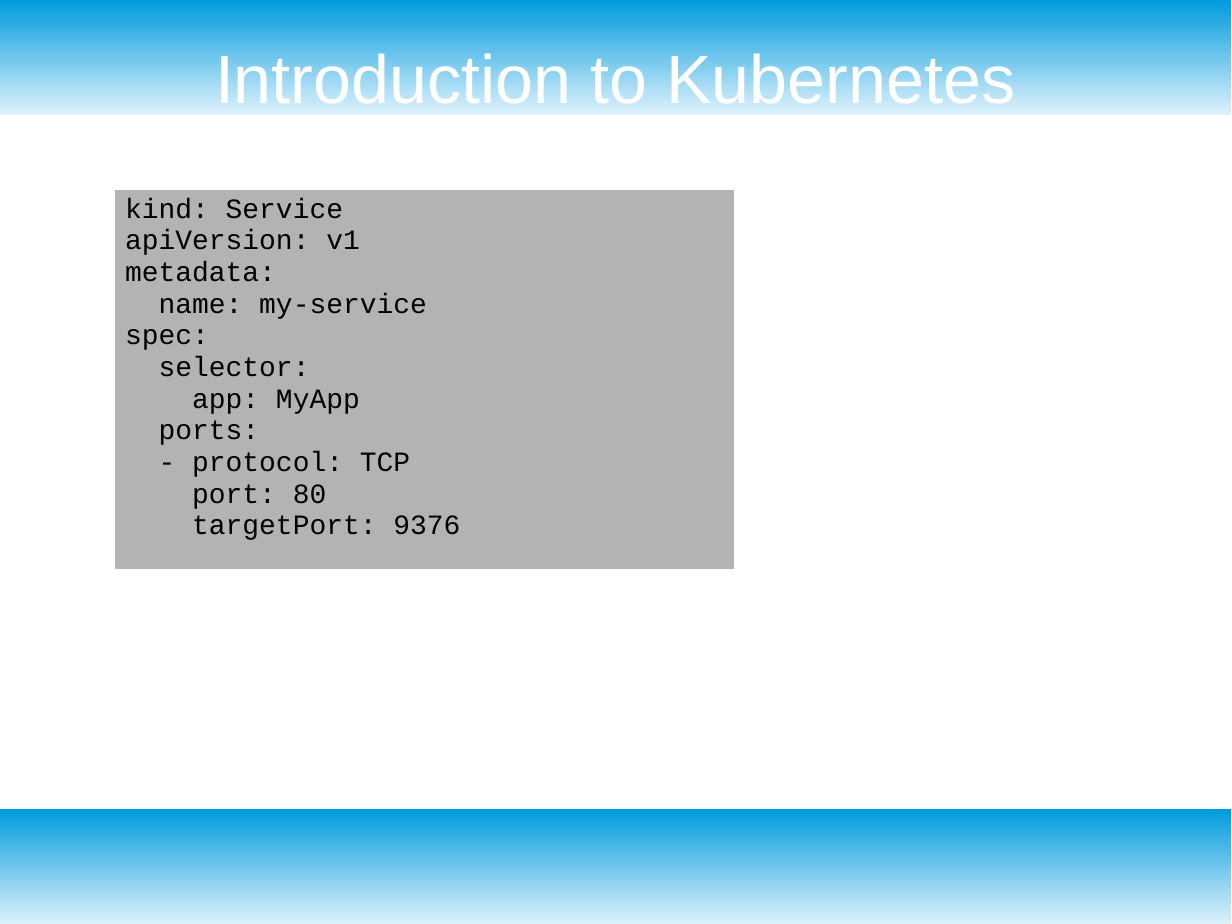
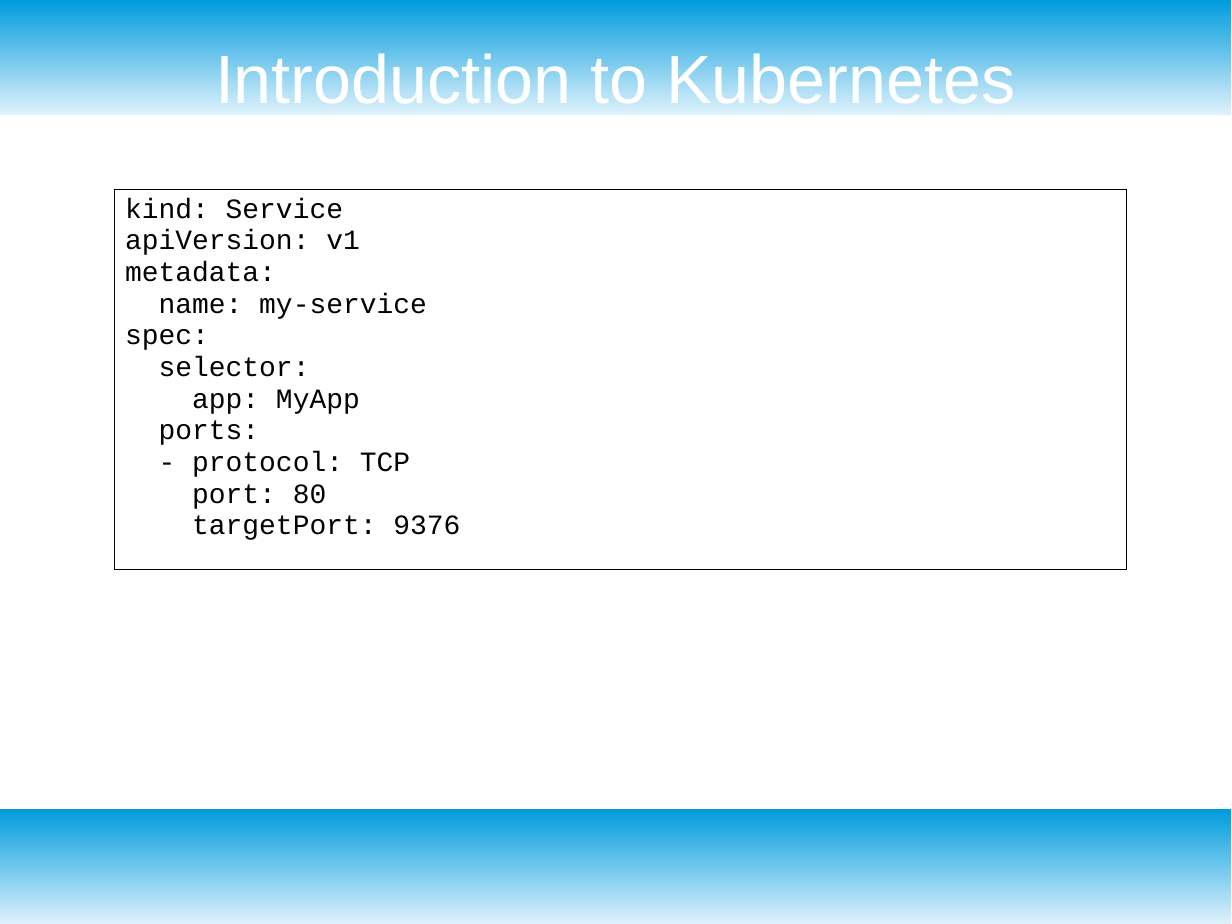
Before and after one commit to redmage123/kubernetes-course, a slide deck: slide 120 of docs/Kubernetes slides.odp (slide 80 before the commit). Drawn at 1232x924 pixels with LibreOffice and Linux fonts; fonts in the diff are those of the drawing. Boxes give left, top, right and bottom in pixels: in the first picture for what was removed or moved away, otherwise in the second. Text is boxed around its words. In the diff, an @@ line names an element or a change of style, - is before the commit and + after.

Commit message:
Added slides to presentation

```diff
--- a/docs/Kubernetes slides.odp
+++ b/docs/Kubernetes slides.odp
@@ table at box(114, 189, 1127, 549) @@
@@ fill #B3B3B3 to none in row 1, column 1 @@
@@ borders changed @@
@@ table: place and size @@
-table at box(114, 189, 735, 549)
+table at box(114, 189, 1127, 549)
```
Also in this commit, not shown: 14 other slides changed, 85 slides added, 9 other files.
